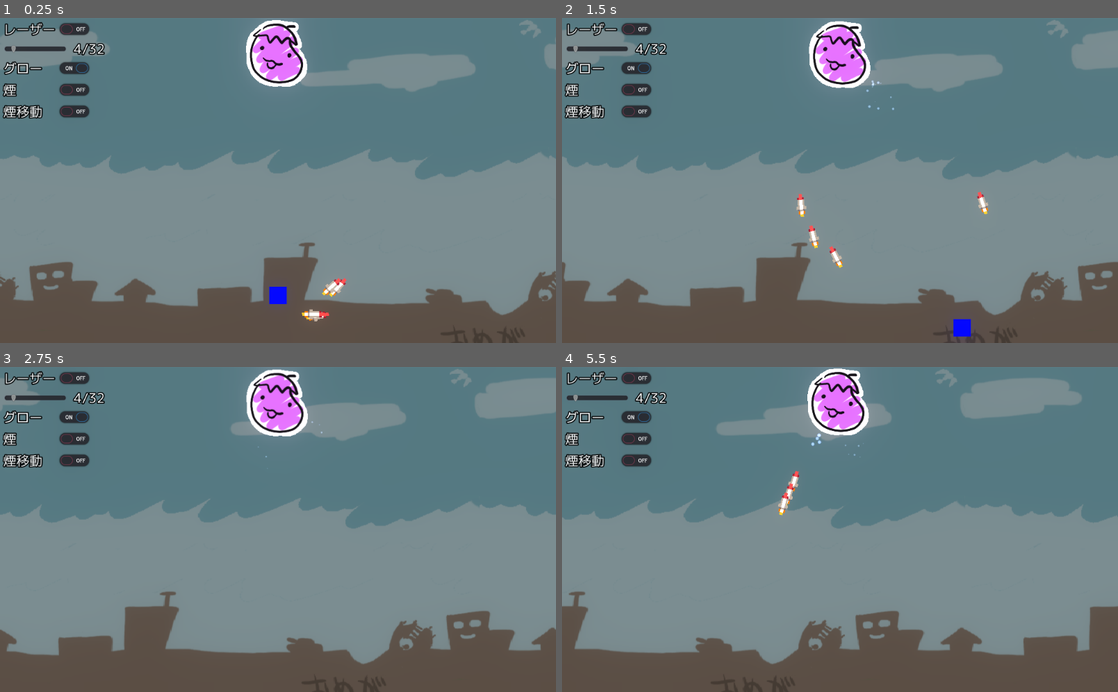
Above: before the commit, frames 1-4 (two rows, left to right).
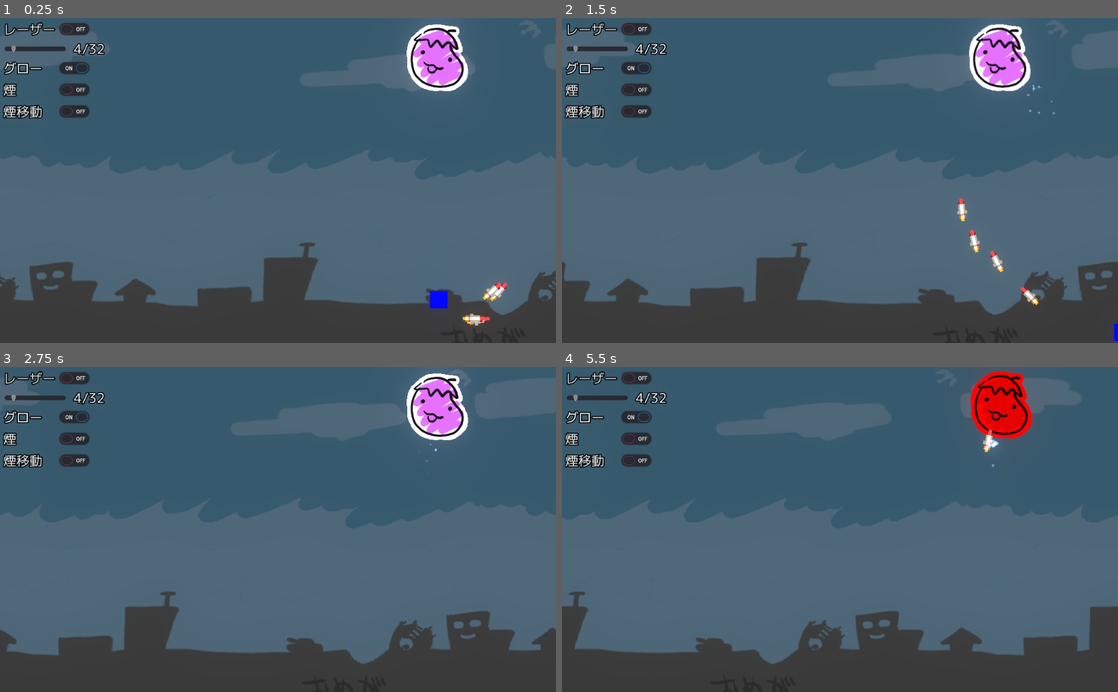
Above: after the commit, the same moments.

Repository: syun77/gd_hormingtest
Game: Godot game, scene res://Main.tscn
The game is run twice, just before and just after one commit, with the same random seed, the same clock (stepped at 60 frames per second) and the same inputs.
Inputs:
- Up to frame 1 (0.25 s): no input
- Up to frame 2 (1.5 s): hold Right (ui_right) 0.53-1.28 s; hold Down (ui_down) from 1.28 s (still down)
- Up to frame 3 (2.75 s): release Down (ui_down) at 2.03 s; hold Right (ui_right) from 2.03 s (still down)
- Up to frame 4 (5.5 s): release Right (ui_right) at 2.78 s; hold Up (ui_up) 2.78-3.53 s; hold Left (ui_left) 3.53-5.03 s; hold Down (ui_down) from 5.03 s (still down)

The runs differ from the first frame. In frame 1, 98% of the frame differs, in the area x 0-100%, y 0-100%; in frame 2, 98%; in frame 3, 98%; in frame 4, 98%.

Commit message:
揺れ演出調整

Diff:
--- a/gd_hormingtest/Enemy.gd
+++ b/gd_hormingtest/Enemy.gd
@@ -2,13 +2,14 @@
 
 class_name Enemy
 
-const TIMER_SHAKE = 1.0
+const TIMER_SHAKE = 0.5
 
 onready var _spr = $Enemy
 
 var _start_pos = Vector2.ZERO
 var _shake_timer = 0.0
 var _cnt = 0
+var _hit_cnt = 0
 
 # ノイズテクスチャ
 var _noise := OpenSimplexNoise.new()
@@ -16,20 +17,34 @@
 
 func hit(vel:Vector2) -> void:
 	# 揺れ開始.
-	_shake_timer = 1.0
+	_shake_timer = TIMER_SHAKE
 	_noise_y = randi()
+	_hit_cnt = 3
 
-func _process(delta: float) -> void:
+func _physics_process(delta: float) -> void:
 	_cnt += 1
 
 	_spr.position = Vector2.ZERO
 	if _shake_timer > 0:
 		_shake_timer -= delta
-		var t = _shake_timer
+		var t = _shake_timer / TIMER_SHAKE
 		# 残り時間の幅でノイズテクスチャを使って揺らす
-		_noise_y += 1000 * delta # 動かす
-		_spr.position.x = t * (16 * _noise.get_noise_2d(_noise.seed * 2, _noise_y))
-		_spr.position.y = t * (16 * _noise.get_noise_2d(_noise.seed * 3, _noise_y))
+		#_noise_y += 1000 * delta # 動かす
+		#_spr.position.x = t * (16 * _noise.get_noise_2d(_noise.seed * 2, _noise_y))
+		#_spr.position.y = t * (16 * _noise.get_noise_2d(_noise.seed * 3, _noise_y))
+
+		# ランダムシェイクの方が激しくて良い.
+		var dx = 4 * t
+		var dy = 4 * t
+		if _cnt%4 < 2:
+			dx *= -1
+		_spr.position.x = dx
+		_spr.position.y = rand_range(-dy, dy)
+
+	_spr.modulate = Color.white
+	if _hit_cnt > 0:
+		_spr.modulate = Color.red
+		_hit_cnt -= 1
 
 func _ready() -> void:
 	_start_pos = position
--- a/gd_hormingtest/Main.gd
+++ b/gd_hormingtest/Main.gd
@@ -40,7 +40,7 @@
 			continue
 		var spr = obj as Sprite
 		if is_glow:
-			spr.modulate = Color.darkgray
+			spr.modulate = Color.slategray
 		else:
 			spr.modulate = Color.white
 	Common.set_smoke(_checkbox_smoke.pressed)
--- a/gd_hormingtest/Main.tscn
+++ b/gd_hormingtest/Main.tscn
@@ -82,10 +82,10 @@
 follow_viewport_enable = true
 
 [node name="Player" parent="MainLayer" instance=ExtResource( 2 )]
-position = Vector2( 512, 512 )
+position = Vector2( 808, 520 )
 
 [node name="Enemy" parent="MainLayer" instance=ExtResource( 4 )]
-position = Vector2( 512, 64 )
+position = Vector2( 808, 72 )
 
 [node name="ShotLayer" type="CanvasLayer" parent="."]
 follow_viewport_enable = true
--- a/gd_hormingtest/Particle.tscn
+++ b/gd_hormingtest/Particle.tscn
@@ -8,5 +8,6 @@
 
 [node name="Particle" type="Sprite"]
 material = SubResource( 1 )
+scale = Vector2( 2, 2 )
 texture = ExtResource( 2 )
 script = ExtResource( 1 )
